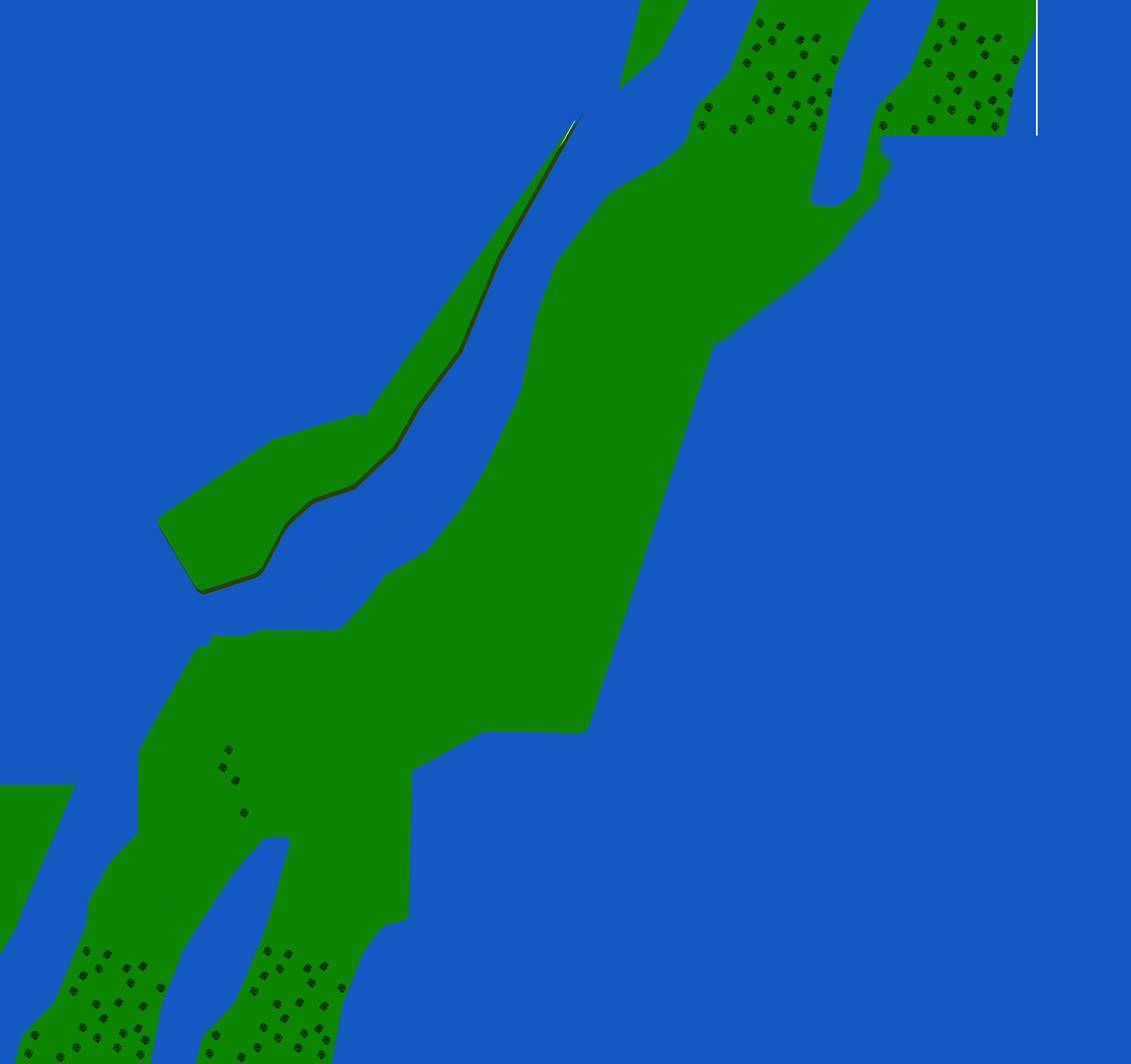
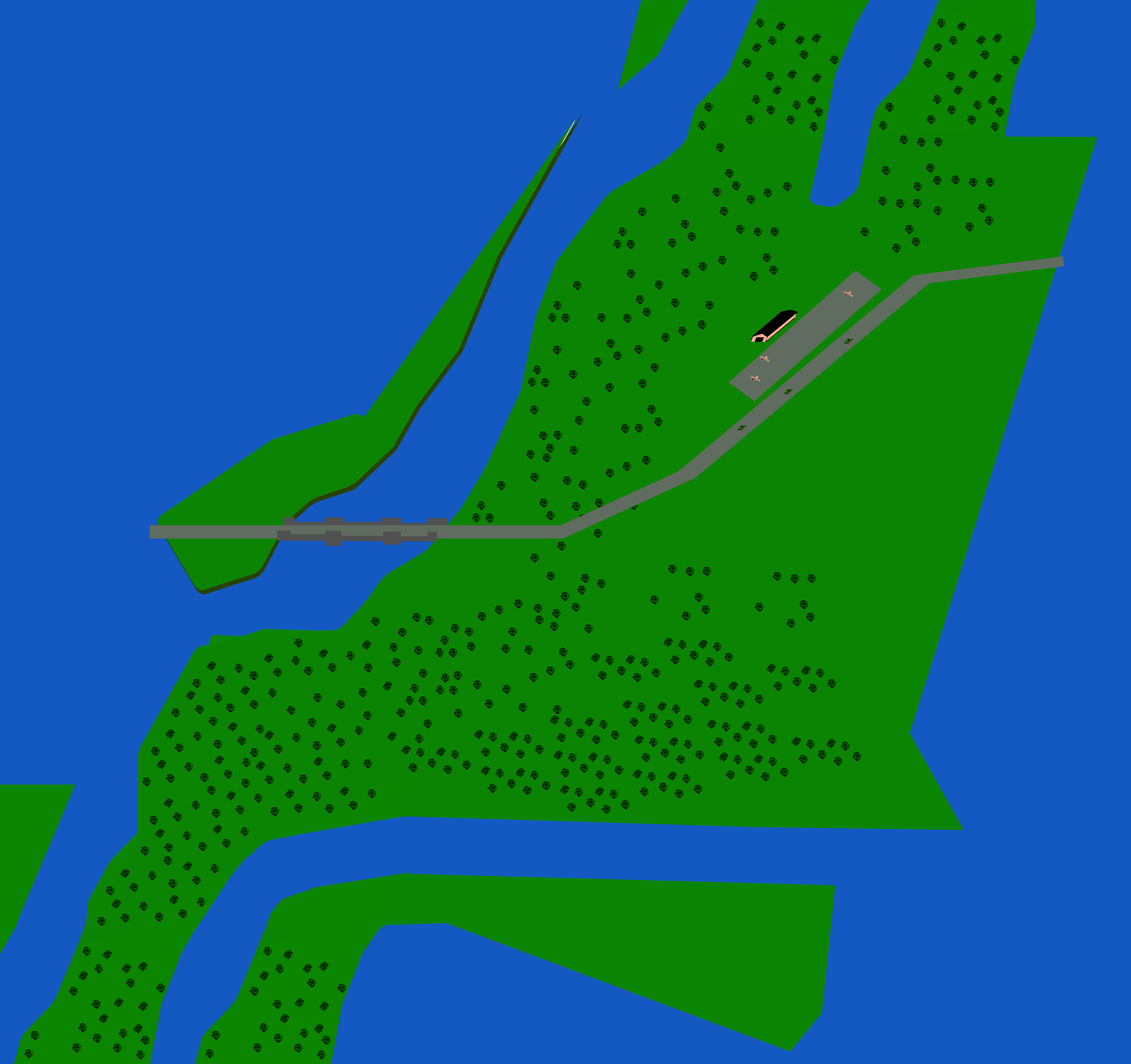
Before/after of a 1131x1064 layered artwork. What changed in the layer stack:
removed layer "tree1" over [239, 808, 249, 817]
removed layer "tree4" over [224, 745, 233, 755]
removed layer "tree3" over [231, 776, 241, 785]
removed layer "tree2" over [218, 762, 228, 772]
added layer "Kształt 5" above "Kształt 5 kopia" over [149, 524, 563, 546]
added layer "Kształt 5 kopia" above "ekrany" over [283, 516, 448, 528]
removed layer "Warstwa 7" over [56, 0, 1098, 1062]
added layer "tree1 kopia 9" above "Warstwa 1 kopia" over [401, 637, 862, 814]
added layer "Warstwa 1 kopia" above "idle2 kopia 2" over [844, 337, 853, 346]
added layer "idle2 kopia 2" above "idle2 kopia" over [751, 375, 761, 382]
added layer "idle2 kopia" above "idle2" over [760, 355, 770, 362]
added layer "idle2" above "Warstwa 1 kopia 2" over [844, 291, 854, 297]
added layer "Warstwa 1 kopia 2" above "Warstwa 1" over [737, 423, 747, 432]
added layer "Warstwa 1" above "Kształt 3" over [784, 387, 793, 396]
added layer "Kształt 3" above "Kształt 2" over [728, 270, 882, 402]
added layer "Kształt 2" above "Kształt 1" over [676, 275, 933, 479]
added layer "Kształt 1" above "Kształt 4" over [556, 465, 698, 539]
added layer "Kształt 4" above "hangar" over [915, 256, 1065, 285]
showed "hangar", painted on it over [56, 309, 799, 1062]
added layer "tree1 kopia 18" over [56, 0, 1098, 1062]
